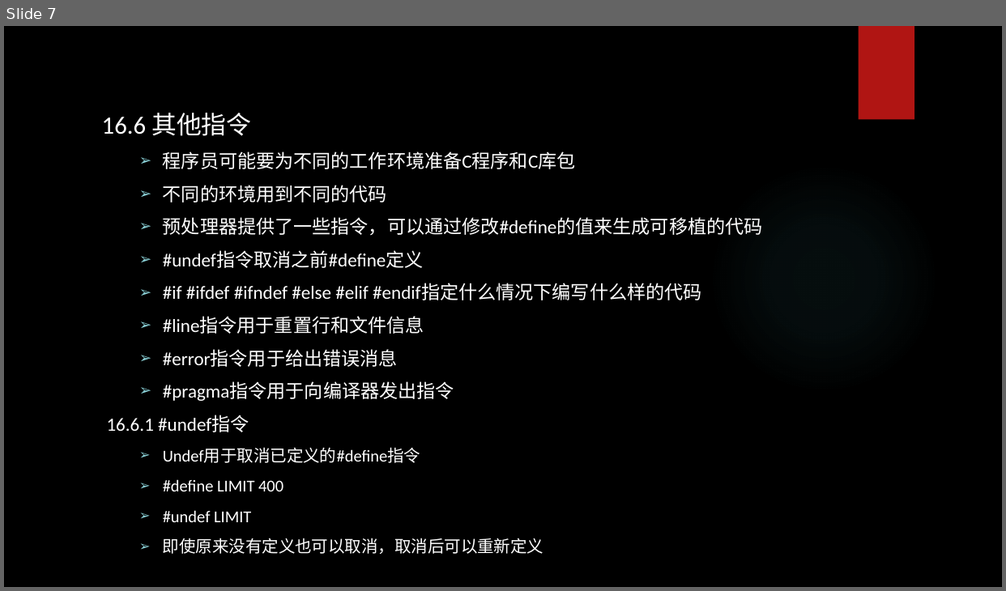
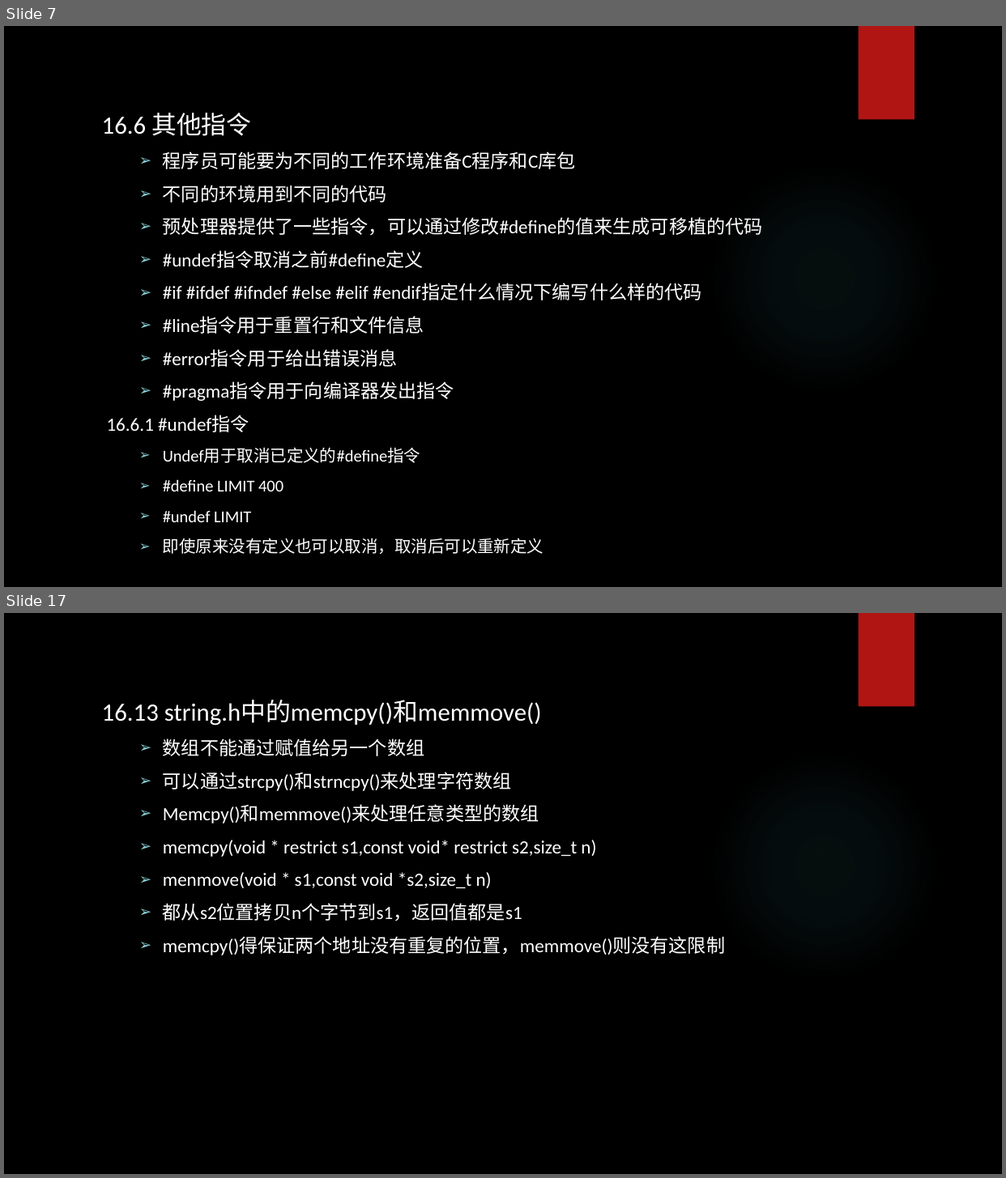
Before and after one commit to tsyin/c_ppt-code, a slide deck: PPT/16 C预处理器和C库.pptx. Shown one above the other, each under a label of ours: slide 7 before the commit, slides 7 and 17 after it; the slides between them are not shown. The pictures are 1006x591 and 1006x1178 pixels, drawn with LibreOffice and Linux fonts; fonts in the diff are those of the drawing; background and template pictures are left out. Boxes give left, top, right and bottom in pixels: in the first picture for what was removed or moved away, otherwise in the second. Text is boxed around its words. In the diff, an @@ line names an element or a change of style, - is before the commit and + after.

```diff
--- a/PPT/16 C预处理器和C库.pptx
+++ b/PPT/16 C预处理器和C库.pptx
@@ slide 17 added at box(4, 613, 1002, 1174), background picture (left out); not listed: 2 template elements that a slide beside it also shows @@
@@ text added at box(102, 700, 725, 956), 18 pt, text #FFFFFF @@
+16.13 string.h中的memcpy()和memmove()
+  ➢ 数组不能通过赋值给另一个数组
+  ➢ 可以通过strcpy()和strncpy()来处理字符数组
+  ➢ Memcpy()和memmove()来处理任意类型的数组
+  ➢ memcpy(void * restrict s1,const void* restrict s2,size_t n)
+  ➢ menmove(void * s1,const void *s2,size_t n)
+  ➢ 都从s2位置拷贝n个字节到s1，返回值都是s1
+  ➢ memcpy()得保证两个地址没有重复的位置，memmove()则没有这限制
```
Also in this commit, not shown: 1 slide changed, 9 other slides added, 2 other files.
